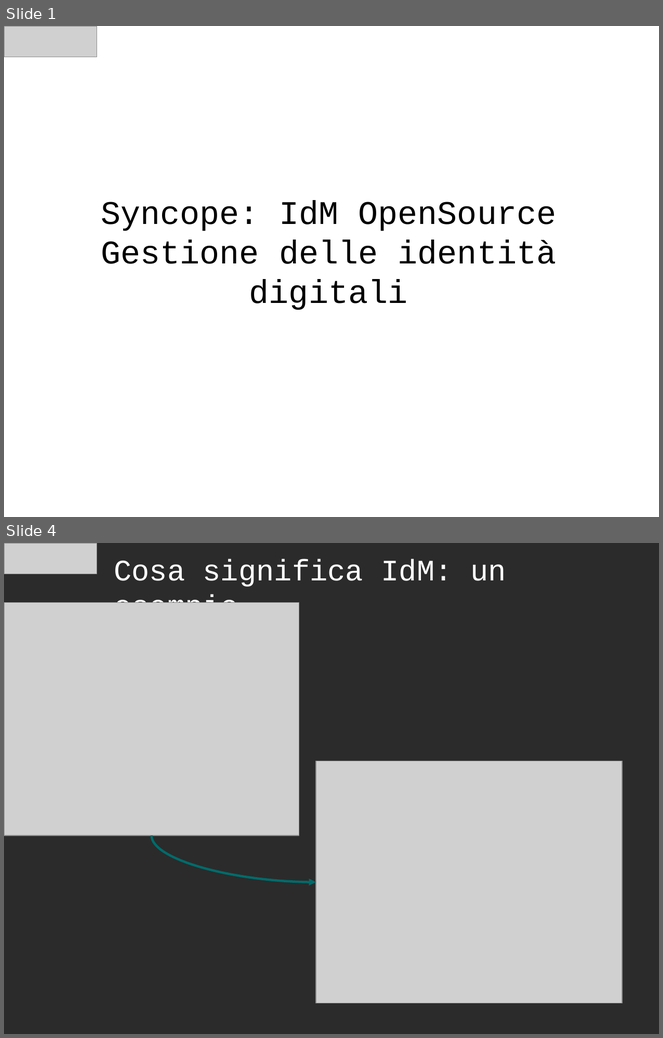
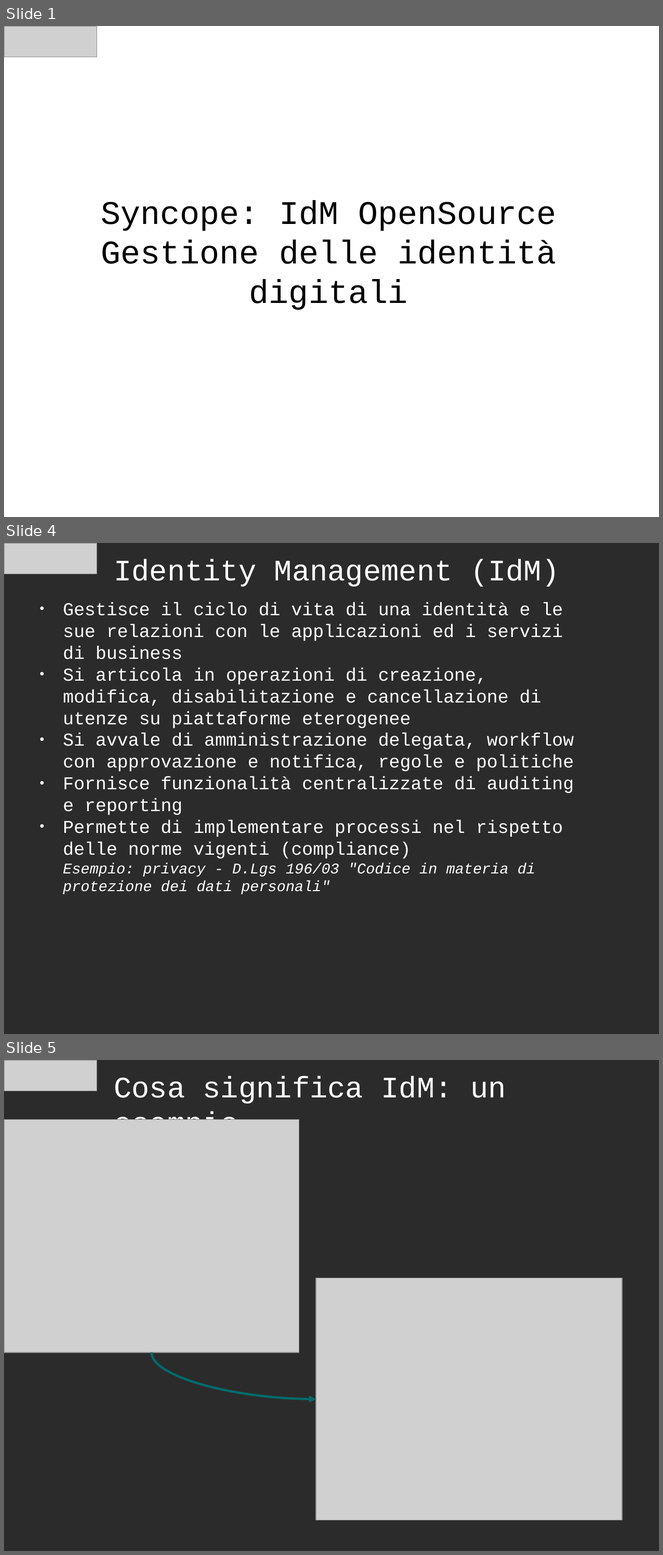
Before and after one commit to ilgrosso/oldSyncopeIdM, a slide deck: docs/Presentation/Syncope OpenSource IdM - it.odp. Shown one above the other, each under a label of ours: slides 1 and 4 before the commit, slides 1, 4 and 5 after it; the slides between them are not shown. The pictures are 663x1038 and 663x1555 pixels, drawn with LibreOffice and Linux fonts; fonts in the diff are those of the drawing; grey boxes stand for pictures; background and template pictures are left out; a plain dark background stands for a picture behind light text. Boxes give left, top, right and bottom in pixels: in the first picture for what was removed or moved away, otherwise in the second. Text is boxed around its words. In the diff, an @@ line names an element or a change of style, - is before the commit and + after.

```diff
--- a/docs/Presentation/Syncope OpenSource IdM - it.odp
+++ b/docs/Presentation/Syncope OpenSource IdM - it.odp
@@ slide 4 added at box(4, 543, 659, 1034), background picture (left out) @@
@@ picture added at box(4, 543, 97, 574) @@
@@ text added at box(114, 559, 559, 587), 36 pt, text #FFFFFF @@
+Identity Management (IdM)
@@ text added at box(63, 603, 574, 895), 22 pt, text #FFFFFF @@
+● Gestisce il ciclo di vita di una identità e le sue relazioni con le applicazioni ed i servizi di business
+● Si articola in operazioni di creazione, modifica, disabilitazione e cancellazione di utenze su piattaforme eterogenee
+● Si avvale di amministrazione delegata, workflow con approvazione e notifica, regole e politiche
+● Fornisce funzionalità centralizzate di auditing e reporting
+● Permette di implementare processi nel rispetto delle norme vigenti (compliance)
+  Esempio: privacy - D.Lgs 196/03 "Codice in materia di protezione dei dati personali"
@@ what was slide 4 is now slide 5 @@
```
Also in this commit, not shown: 6 slides changed, 2 other slides added, 2 slides removed.
